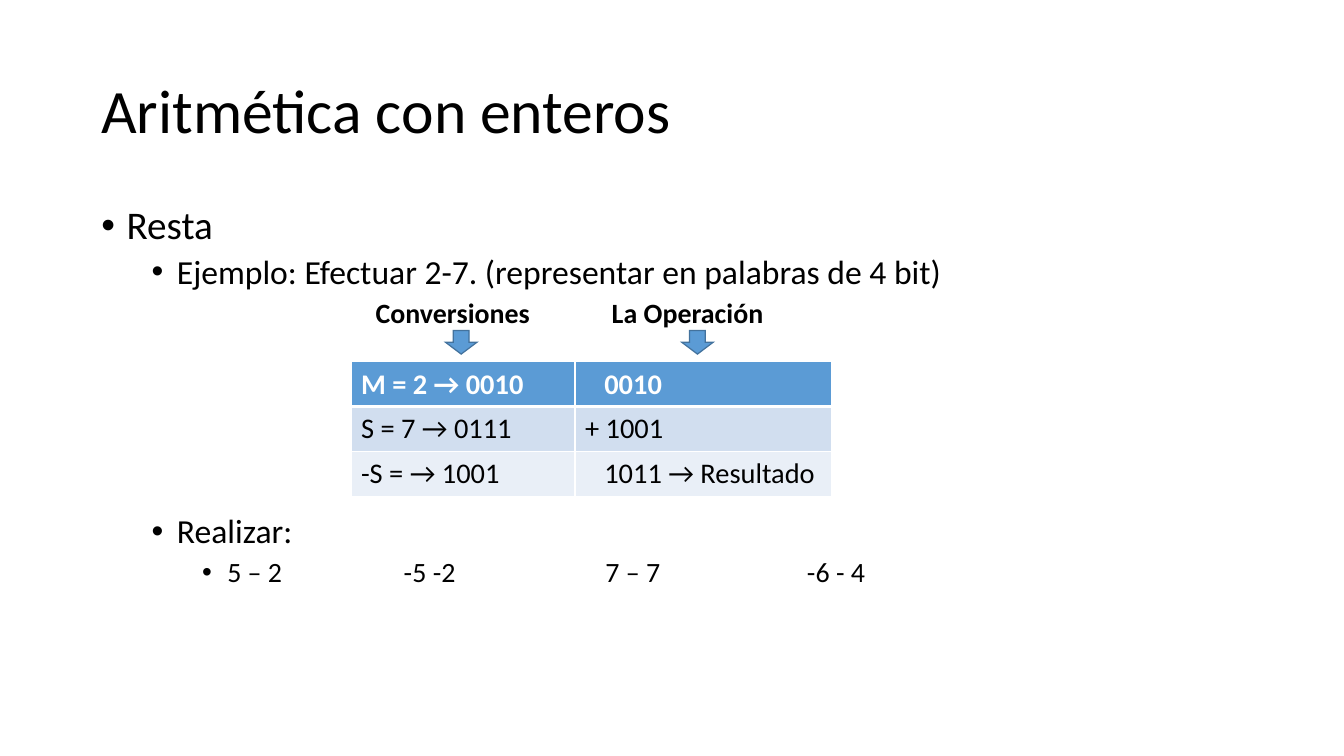
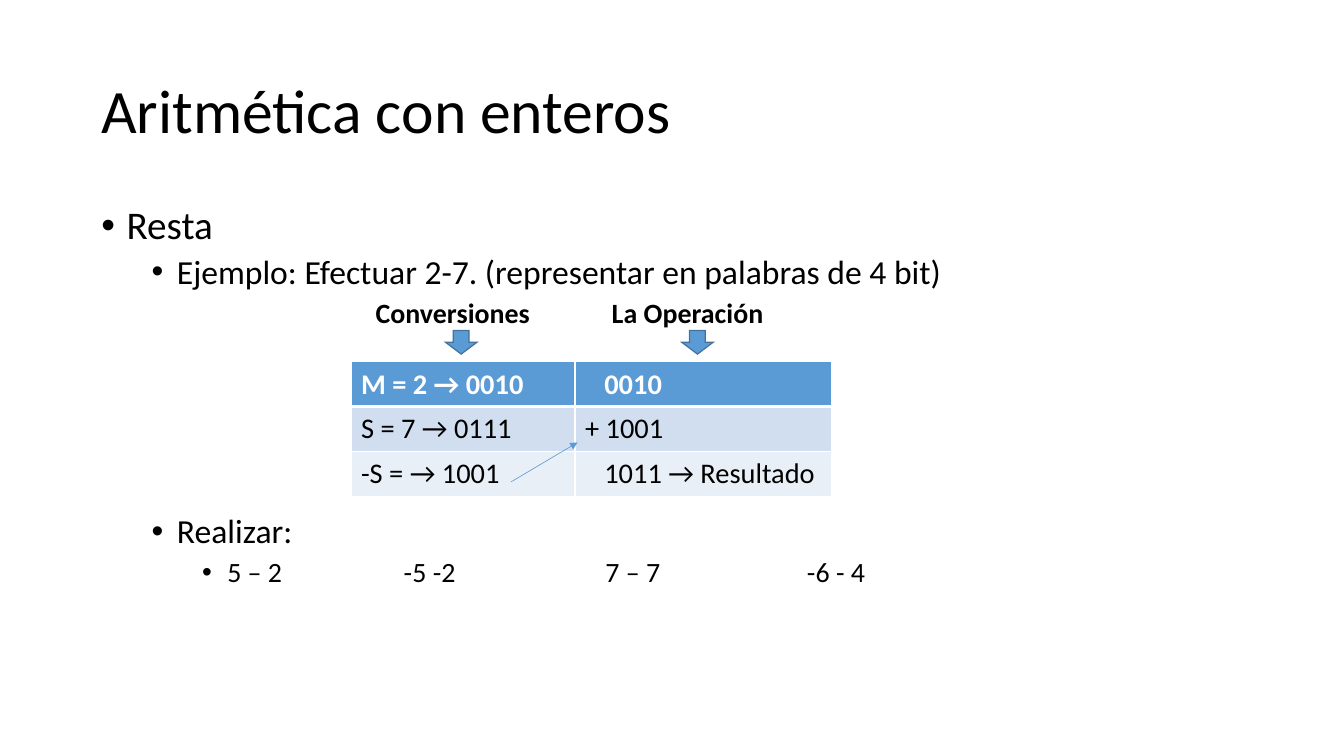
Before and after one commit to CesarLopez-Profe/Fundamentos_Programacion, a slide deck: slide 10 of Slides/3_Aritmetica_del_computador.pptx (slide 9 before the commit). Drawn at 1344x756 pixels with LibreOffice and Linux fonts; fonts in the diff are those of the drawing; background and template pictures are left out. Boxes give left, top, right and bottom in pixels: in the first picture for what was removed or moved away, otherwise in the second. Text is boxed around its words. In the diff, an @@ line names an element or a change of style, - is before the commit and + after.

```diff
--- a/Slides/3_Aritmetica_del_computador.pptx
+++ b/Slides/3_Aritmetica_del_computador.pptx
@@ arrow added from (511, 482) to (577, 442), #5B9BD5 0.5 pt @@
```
Also in this commit, not shown: 3 other slides changed, 1 slide added, 2 other files.
